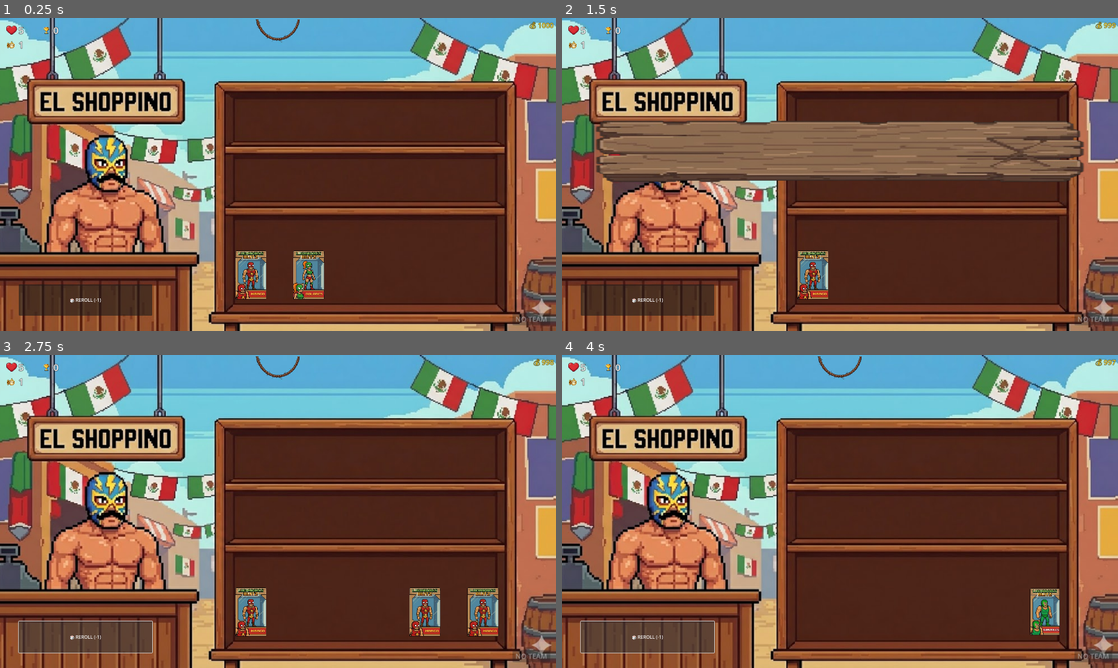
Above: before the commit, frames 1-4 (two rows, left to right).
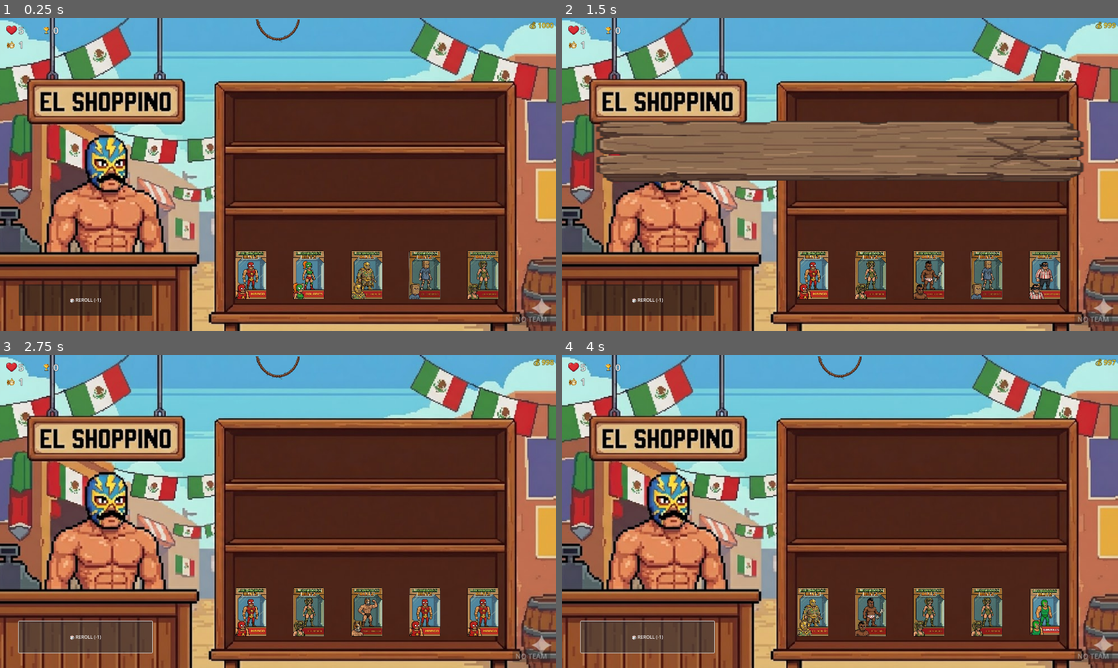
Above: after the commit, the same moments.

Repository: Khuanisko/Luchadores-Blitz-Reloaded
Game: Godot game, scene res://scenes/shop/shop.tscn
Two runs of this game, one before a commit and one after it. Both use one fixed random seed, a clock stepped at 60 frames per second and the inputs below.
Inputs (mouse positions are in pixels of both pictures, inside the frame that each line leads up to):
- Up to frame 1 (0.25 s): no input
- Up to frame 2 (1.5 s): click "🎲 REROLL (-1)" at 0.5 s; click (840, 43) at 1.25 s
- Up to frame 3 (2.75 s): click "🎲 REROLL (-1)" at 2 s
- Up to frame 4 (4 s): click (840, 380) at 2.75 s; click "🎲 REROLL (-1)" at 3.5 s

The runs differ from the first frame. In frame 1, 2.6% of the frame differs, in the area x 63-90%, y 74-90%; in frame 2, 3.4%, in the area x 52-90%, y 74-90%; in frame 3, 1.7%; in frame 4, 3.3%.

Commit message:
added unit boxes

Diff:
--- a/resources/units/donpedro.tres
+++ b/resources/units/donpedro.tres
@@ -1,11 +1,13 @@
-[gd_resource type="Resource" script_class="UnitDefinition" load_steps=2 format=3 uid="uid://b11wrm0mqcn57"]
+[gd_resource type="Resource" script_class="UnitDefinition" load_steps=3 format=3 uid="uid://b11wrm0mqcn57"]
 
 [ext_resource type="Script" uid="uid://7upuukcophge" path="res://scripts/unit_definition.gd" id="1_p6uxs"]
+[ext_resource type="Texture2D" uid="uid://bx711rg3ckvgk" path="res://assets/sprites/character_boxes/donpedro.png" id="1_tfnpo"]
 
 [resource]
 script = ExtResource("1_p6uxs")
 id = "donpedro"
 unit_name = "Don Pedro"
+portrait = ExtResource("1_tfnpo")
 base_hp = 3
 unit_class = "Technician"
 faction = "Los Banditos"
--- a/resources/units/elbarril.tres
+++ b/resources/units/elbarril.tres
@@ -1,11 +1,13 @@
-[gd_resource type="Resource" script_class="UnitDefinition" load_steps=2 format=3 uid="uid://djg7enjak2asn"]
+[gd_resource type="Resource" script_class="UnitDefinition" load_steps=3 format=3 uid="uid://djg7enjak2asn"]
 
 [ext_resource type="Script" uid="uid://7upuukcophge" path="res://scripts/unit_definition.gd" id="1_5x1v0"]
+[ext_resource type="Texture2D" uid="uid://ccs1d0cmg2l64" path="res://assets/sprites/character_boxes/elbarril.png" id="1_mymva"]
 
 [resource]
 script = ExtResource("1_5x1v0")
 id = "elbarril"
 unit_name = "El Barril"
+portrait = ExtResource("1_mymva")
 unit_class = "Power House"
 faction = "Los Banditos"
 heel_face = "Heel"
--- a/resources/units/eldoblon.tres
+++ b/resources/units/eldoblon.tres
@@ -1,11 +1,13 @@
-[gd_resource type="Resource" script_class="UnitDefinition" load_steps=2 format=3 uid="uid://cuihxi4j2wy5r"]
+[gd_resource type="Resource" script_class="UnitDefinition" load_steps=3 format=3 uid="uid://cuihxi4j2wy5r"]
 
 [ext_resource type="Script" uid="uid://7upuukcophge" path="res://scripts/unit_definition.gd" id="1_8p1ly"]
+[ext_resource type="Texture2D" uid="uid://bwmojqemaxp3k" path="res://assets/sprites/character_boxes/eldoblon.png" id="1_qj2yx"]
 
 [resource]
 script = ExtResource("1_8p1ly")
 id = "eldoblon"
 unit_name = "El Doblon"
+portrait = ExtResource("1_qj2yx")
 base_hp = 2
 base_attack = 2
 unit_class = "High Flyer"
--- a/resources/units/eltornado.tres
+++ b/resources/units/eltornado.tres
@@ -1,11 +1,13 @@
-[gd_resource type="Resource" script_class="UnitDefinition" load_steps=2 format=3 uid="uid://darnfeaad1d1r"]
+[gd_resource type="Resource" script_class="UnitDefinition" load_steps=3 format=3 uid="uid://darnfeaad1d1r"]
 
+[ext_resource type="Texture2D" uid="uid://dsbe5d4bixheg" path="res://assets/sprites/character_boxes/eltornado.png" id="1_on6eq"]
 [ext_resource type="Script" uid="uid://7upuukcophge" path="res://scripts/unit_definition.gd" id="1_xs4pg"]
 
 [resource]
 script = ExtResource("1_xs4pg")
 id = "eltornado"
 unit_name = "El Tornado"
+portrait = ExtResource("1_on6eq")
 base_hp = 3
 base_attack = 3
 unit_class = "High Flyer"
--- a/resources/units/lavibora.tres
+++ b/resources/units/lavibora.tres
@@ -1,11 +1,13 @@
-[gd_resource type="Resource" script_class="UnitDefinition" load_steps=2 format=3 uid="uid://bk8082hi6hobq"]
+[gd_resource type="Resource" script_class="UnitDefinition" load_steps=3 format=3 uid="uid://bk8082hi6hobq"]
 
+[ext_resource type="Texture2D" uid="uid://ftpnv6n01xnu" path="res://assets/sprites/character_boxes/lavibora.png" id="1_1alj8"]
 [ext_resource type="Script" uid="uid://7upuukcophge" path="res://scripts/unit_definition.gd" id="1_ijsy8"]
 
 [resource]
 script = ExtResource("1_ijsy8")
 id = "lavibora"
 unit_name = "La Vibora"
+portrait = ExtResource("1_1alj8")
 base_hp = 2
 base_attack = 2
 unit_class = "Striker"
--- a/resources/units/littledave.tres
+++ b/resources/units/littledave.tres
@@ -1,11 +1,13 @@
-[gd_resource type="Resource" script_class="UnitDefinition" load_steps=2 format=3 uid="uid://46bb3wf4u04e"]
+[gd_resource type="Resource" script_class="UnitDefinition" load_steps=3 format=3 uid="uid://46bb3wf4u04e"]
 
 [ext_resource type="Script" uid="uid://7upuukcophge" path="res://scripts/unit_definition.gd" id="1_1hw5r"]
+[ext_resource type="Texture2D" uid="uid://kbai5dayg84x" path="res://assets/sprites/character_boxes/littledave.png" id="1_f28hb"]
 
 [resource]
 script = ExtResource("1_1hw5r")
 id = "littledave"
 unit_name = "Little Dave"
+portrait = ExtResource("1_f28hb")
 base_attack = 3
 unit_class = "High Flyer"
 ability_name = "Pinned"
--- a/resources/units/perrorabioso.tres
+++ b/resources/units/perrorabioso.tres
@@ -1,11 +1,13 @@
-[gd_resource type="Resource" script_class="UnitDefinition" load_steps=2 format=3 uid="uid://fb548qxklffc"]
+[gd_resource type="Resource" script_class="UnitDefinition" load_steps=3 format=3 uid="uid://fb548qxklffc"]
 
 [ext_resource type="Script" uid="uid://7upuukcophge" path="res://scripts/unit_definition.gd" id="1_j3em8"]
+[ext_resource type="Texture2D" uid="uid://cwdubemyvh6xb" path="res://assets/sprites/character_boxes/perrorabioso.png" id="1_s0c7f"]
 
 [resource]
 script = ExtResource("1_j3em8")
 id = "perrorabioso"
 unit_name = "Perro Rabioso"
+portrait = ExtResource("1_s0c7f")
 base_hp = 2
 base_attack = 3
 unit_class = "Striker"
Binary file added: assets/sprites/character_boxes/donpedro.png
Not shown, added: assets/sprites/character_boxes/donpedro.png.import
Binary file added: assets/sprites/character_boxes/elbarril.png
Not shown, added: assets/sprites/character_boxes/elbarril.png.import
Binary file added: assets/sprites/character_boxes/eldoblon.png
Not shown, added: assets/sprites/character_boxes/eldoblon.png.import
Binary file added: assets/sprites/character_boxes/eltornado.png
Not shown, added: assets/sprites/character_boxes/eltornado.png.import
Binary file added: assets/sprites/character_boxes/lavibora.png
Not shown, added: assets/sprites/character_boxes/lavibora.png.import
Binary file added: assets/sprites/character_boxes/littledave.png
Not shown, added: assets/sprites/character_boxes/littledave.png.import
(and 3 more such lines)
